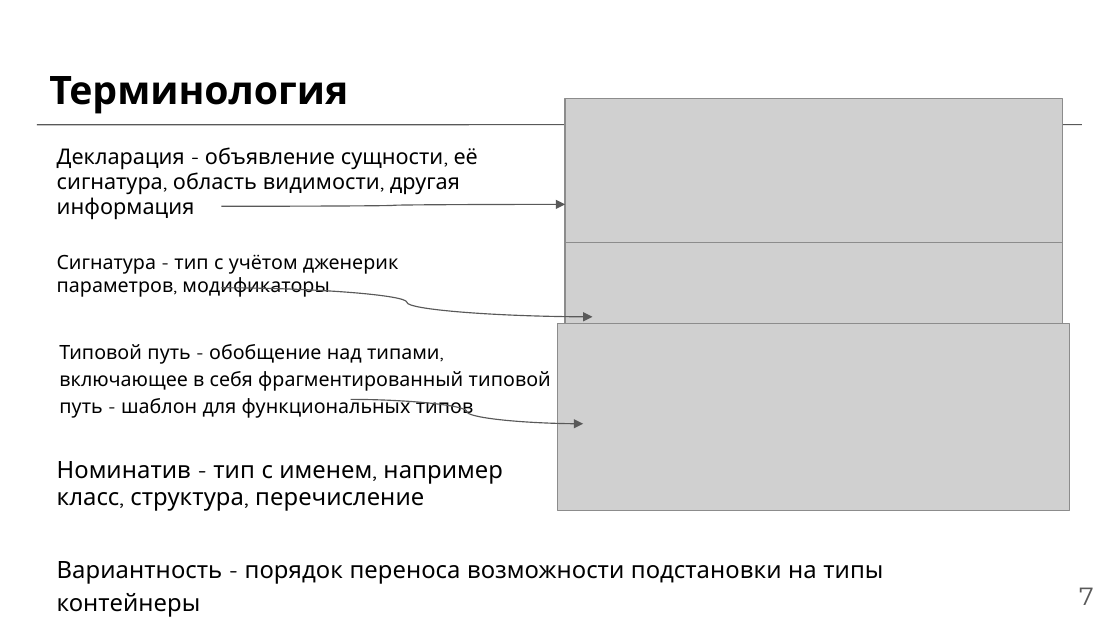
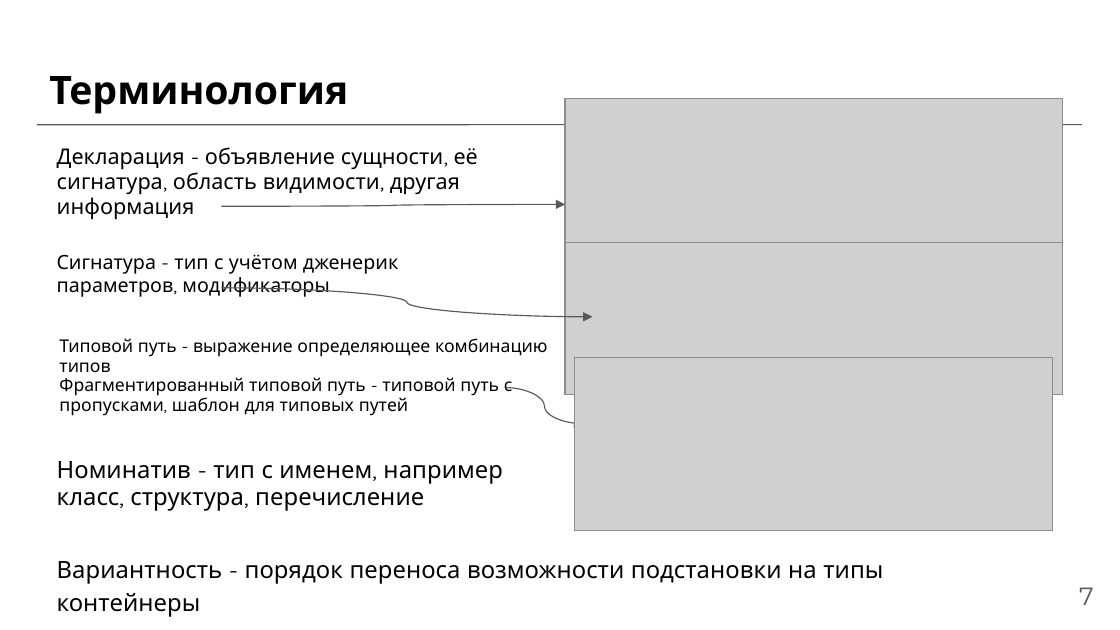
Before and after one commit to DendyGrobovshik/bachelor-thesis, a slide deck: slide 7 of presentation.pptx. Drawn at 1120x630 pixels with LibreOffice and Linux fonts; fonts in the diff are those of the drawing; grey boxes stand for pictures; background and template pictures are left out. Boxes give left, top, right and bottom in pixels: in the first picture for what was removed or moved away, otherwise in the second. Text is boxed around its words. In the diff, an @@ line names an element or a change of style, - is before the commit and + after.

```diff
--- a/presentation.pptx
+++ b/presentation.pptx
@@ text at [59, 338, 547, 416]: text changed; size 12.6 to 11.2 pt @@
-Типовой путь - обобщение над типами, включающее в себя фрагментированный типовой путь - шаблон для функциональных типов
+Типовой путь - выражение определяющее комбинацию типов
+Фрагментированный типовой путь - типовой путь с пропусками, шаблон для типовых путей
@@ picture: place and size @@
-picture at [558, 324, 1070, 511]
+picture at [575, 357, 1053, 531]
@@ curved arrow moved from (351, 400) - (584, 423) to (506, 388) - (584, 423) @@
```
Also in this commit, not shown: 4 other slides changed, 5 slides added, 3 slides removed.
